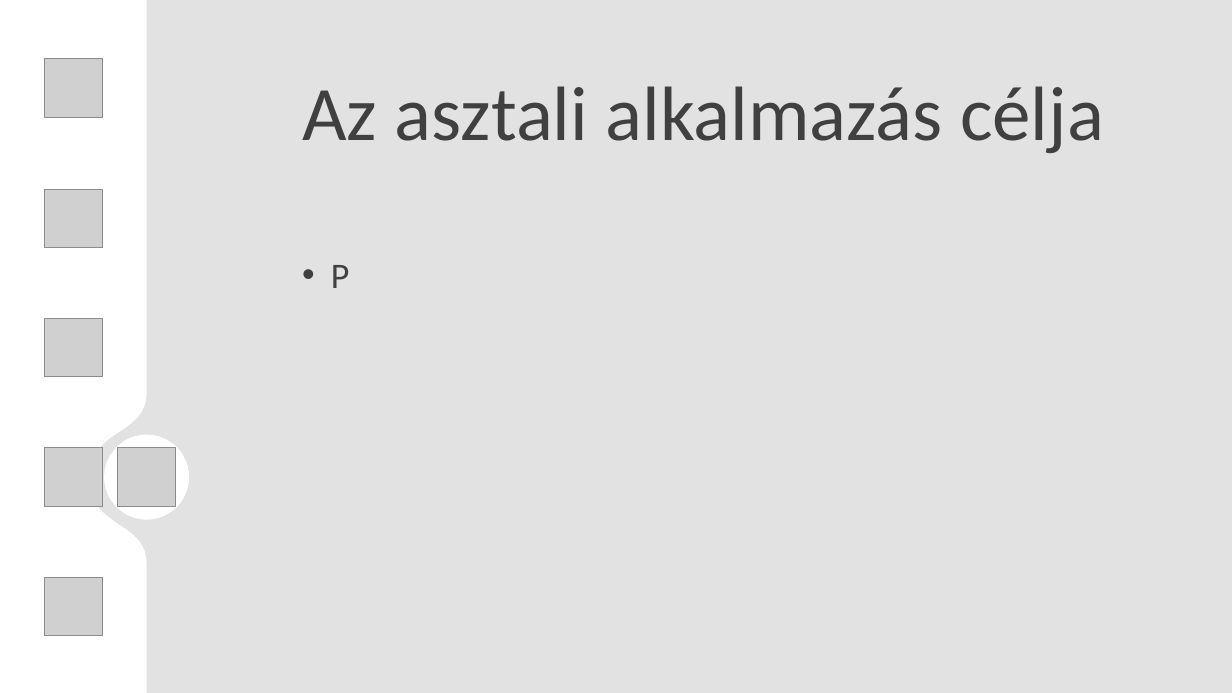
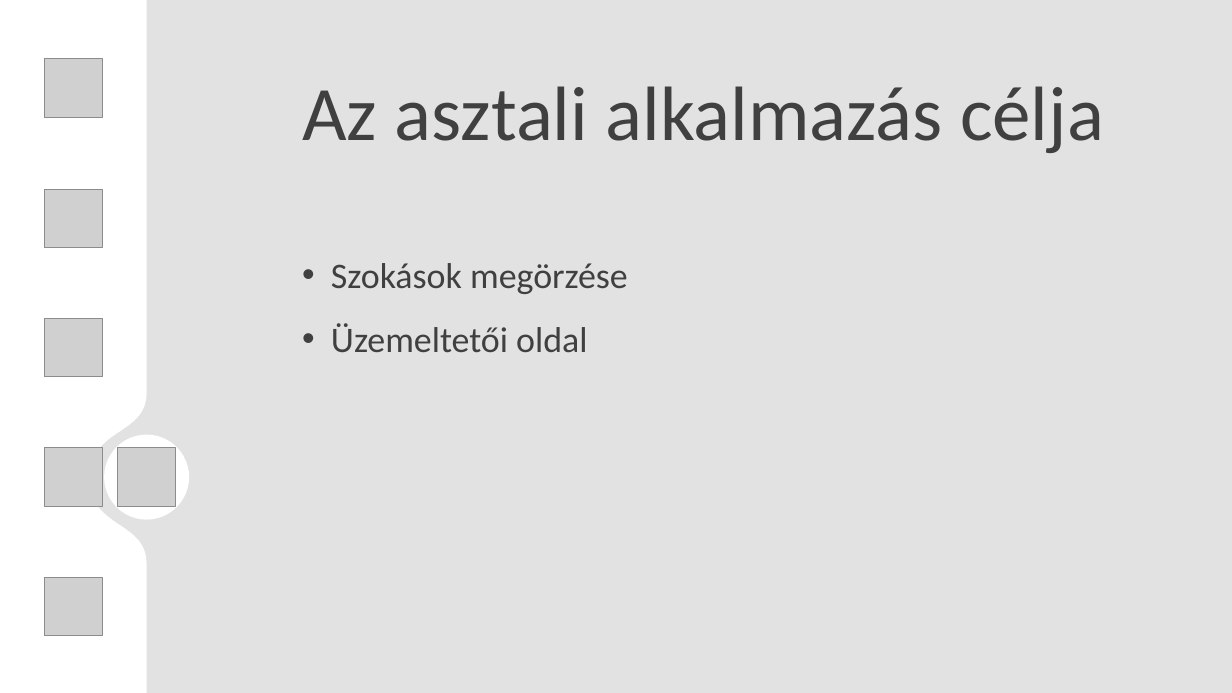
Before and after one commit to egri-richard/TurboNote, a slide deck: slide 17 of TNote_presentation.pptx. Drawn at 1232x693 pixels with LibreOffice and Linux fonts; fonts in the diff are those of the drawing; grey boxes stand for pictures; background and template pictures are left out. Boxes give left, top, right and bottom in pixels: in the first picture for what was removed or moved away, otherwise in the second. Text is boxed around its words. In the diff, an @@ line names an element or a change of style, - is before the commit and + after.

```diff
--- a/TNote_presentation.pptx
+++ b/TNote_presentation.pptx
@@ text at (331, 263, 628, 353): text changed @@
-• P
+• Szokások megörzése
+• Üzemeltetői oldal
```
Also in this commit, not shown: 2 other slides changed.
